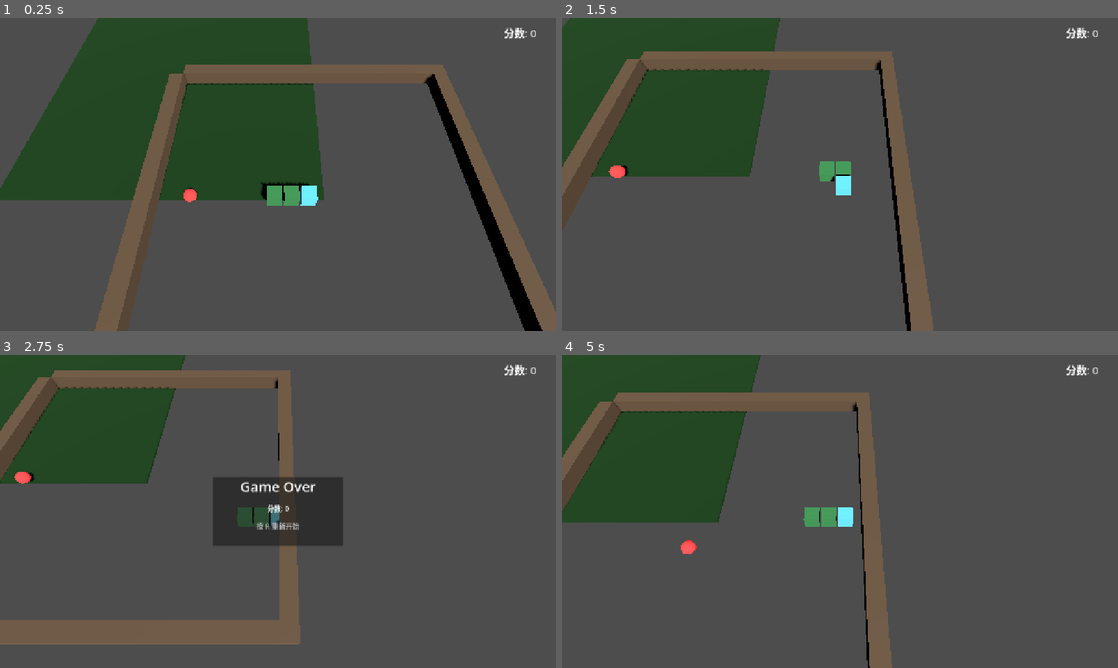
Above: before the commit, frames 1-4 (two rows, left to right).
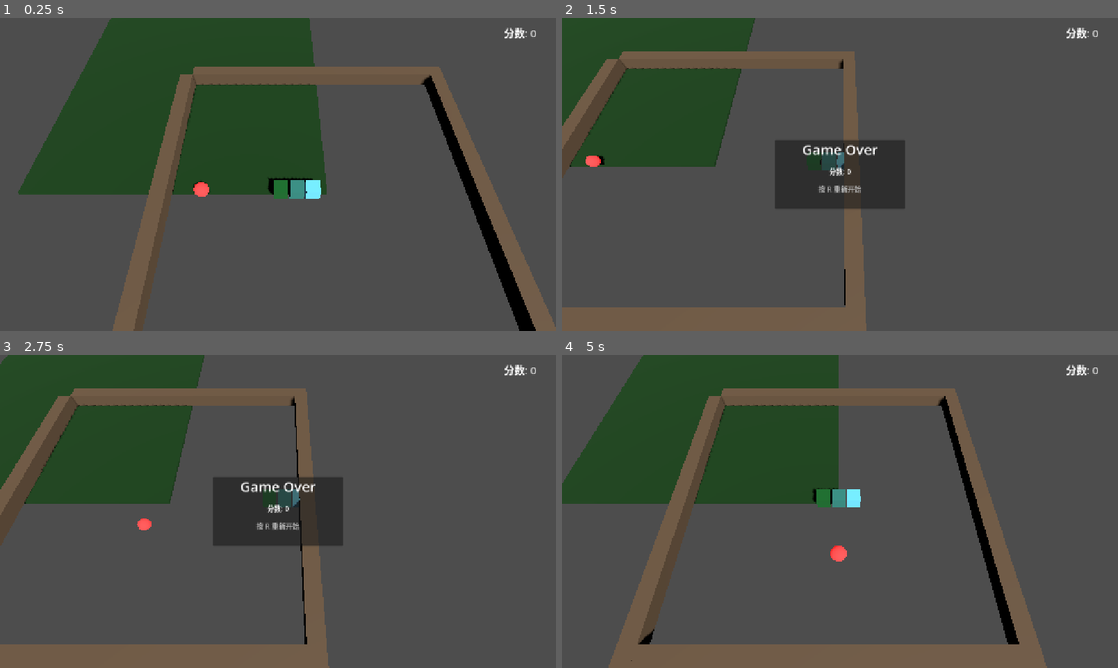
Above: after the commit, the same moments.

Repository: gaoyingxie/godot-3d-demo
Game: Godot game, scene res://scenes/main.tscn
Two runs of this game, one before a commit and one after it. Both use one fixed random seed, a clock stepped at 60 frames per second and the inputs below.
Inputs (mouse positions are in pixels of both pictures, inside the frame that each line leads up to):
- Up to frame 1 (0.25 s): no input
- Up to frame 2 (1.5 s): tap Enter at 0.5 s; move the mouse to (962, 158) at 0.52 s; hold D (move_right) 0.53-1.28 s; hold Shift (sprint) 0.53-1.28 s; click (962, 158) at 0.67 s; tap Space (jump) at 0.77 s; move the mouse to (728, 190) at 1.27 s; hold S (move_backward) from 1.28 s (still down); tap Shift (sprint) at 1.35 s
- Up to frame 3 (2.75 s): tap Space (jump) at 1.52 s; move the mouse to (333, 442) at 2.02 s; release S (move_backward) at 2.03 s; hold D (move_right) from 2.03 s (still down); hold Shift (sprint) from 2.03 s (still down)
- Up to frame 4 (5 s): move the mouse to (812, 574) at 2.77 s; release D (move_right) at 2.78 s; release Shift (sprint) at 2.78 s; hold W (move_forward) 2.78-3.53 s; tap Shift (sprint) at 2.85, 4.35 s; click (812, 574) at 2.92 s; tap Space (jump) at 3.02, 3.77, 4.52 s; move the mouse to (1006, 558) at 3.52 s; hold Shift (sprint) 3.53-4.28 s; hold A (move_left) from 3.53 s (still down); move the mouse to (673, 464) at 4.27 s

The runs differ from the first frame. In frame 1, 10% of the frame differs, in the area x 0-100%, y 0-100%; in frame 2, 21%; in frame 3, 23%; in frame 4, 31%, in the area x 0-88%, y 0-100%.

Commit message:
feat: 花哨版 - 颜色渐变+食物脉冲+粒子爆炸+随分数加速

Diff:
--- a/scripts/snake_game.gd
+++ b/scripts/snake_game.gd
@@ -1,27 +1,35 @@
 extends Node3D
-## 贪吃蛇主控制器 — 管理蛇身、食物、分数、游戏状态
+## 贪吃蛇 — 花哨版：颜色渐变 + 食物特效 + 粒子 + 加速
 
 # ── 地图 ──
 const GRID_SIZE: int = 20
 const CELL_SIZE: float = 1.0
 
 # ── 蛇 ──
-var snake_body: Array[Vector3i] = []  # 每节格子坐标
+var snake_body: Array[Vector3i] = []
 var direction: Vector3i = Vector3i(1, 0, 0)
 var next_direction: Vector3i = Vector3i(1, 0, 0)
 var is_alive: bool = true
 var score: int = 0
 
+# ── 速度（随分数加速） ──
+const TICK_BASE: float = 0.15
+const TICK_MIN: float = 0.07
+var _tick_interval: float = TICK_BASE
+
 # ── 计时器 ──
-const TICK_INTERVAL: float = 0.22
 var tick_timer: float = 0.0
 
 # ── 预制体 ──
 var _segment_scene: PackedScene
-var _segments: Array[Node3D] = []  # 已实例化的节点（与 snake_body 一一对应）
-
-# ── 食物 ──
+var _segments: Array[Node3D] = []
+
+# ── 食物特效 ──
 var _food_position: Vector3i = Vector3i.ZERO
+var _food_scale_target: float = 1.0
+
+# ── 粒子 ──
+var _particle_scene: PackedScene
 
 # ── 节点 ──
 @onready var _world_root: Node3D = $SnakeWorld
@@ -30,6 +38,7 @@
 @onready var _ui_label: Label = $UI/ScoreLabel
 @onready var _gameover_panel: Control = $UI/GameOverPanel
 
+
 func _ready() -> void:
 	_segment_scene = preload("res://snake/snake_segment.tscn")
 	_gameover_panel.visible = false
@@ -37,22 +46,20 @@
 
 
 func _start_game() -> void:
-	# 清理旧节点
 	for s in _segments:
 		s.queue_free()
 	_segments.clear()
 	snake_body.clear()
 
-	# 蛇头放中间，面向右
 	var start_x: int = GRID_SIZE / 2 - 2
 	var start_z: int = GRID_SIZE / 2
 	for i in range(3):
 		var pos := Vector3i(start_x - i, 0, start_z)
 		snake_body.append(pos)
 		var seg: Node3D = _segment_scene.instantiate()
-		_seg_set_color(seg, i == 0)
 		_world_root.add_child(seg)
 		_seg_update_pos(seg, pos)
+		_seg_color_by_index(seg, i, 0)   # i=0 是头
 		_segments.append(seg)
 
 	direction = Vector3i(1, 0, 0)
@@ -60,28 +67,29 @@
 	is_alive = true
 	score = 0
 	tick_timer = 0.0
+	_tick_interval = TICK_BASE
 
 	_spawn_food()
 	_update_ui()
 
 
-func _add_new_segment(grid_pos: Vector3i, is_head: bool) -> void:
-	var seg: Node3D = _segment_scene.instantiate()
-	_seg_set_color(seg, is_head)
-	_world_root.add_child(seg)
-	_seg_update_pos(seg, grid_pos)
-	_segments.append(seg)
-
-
-func _seg_set_color(seg: Node3D, is_head: bool) -> void:
+func _seg_color_by_index(seg: Node3D, index: int, total: int) -> void:
+	# 头浅蓝 → 尾深绿，线性渐变
+	var t: float = 0.0 if total <= 1 else float(index) / float(total - 1)
+	var r: float = lerp(0.4, 0.1, t)
+	var g: float = lerp(0.8, 0.5, t)
+	var b: float = lerp(1.0, 0.2, t)
+
 	var mat := StandardMaterial3D.new()
-	if is_head:
-		mat.albedo_color = Color(0.4, 0.8, 1.0, 1.0)
+	mat.albedo_color = Color(r, g, b, 1.0)
+
+	if index == 0:
 		mat.emission_enabled = true
-		mat.emission = Color(0.2, 0.5, 0.8, 1.0)
-		mat.emission_energy_multiplier = 0.5
+		mat.emission = Color(r * 0.5, g * 0.5, b * 0.5, 1.0)
+		mat.emission_energy_multiplier = 0.6
 	else:
-		mat.albedo_color = Color(0.3, 0.7, 0.4, 1.0)
+		mat.emission_enabled = false
+
 	seg.set("material_override", mat)
 
 
@@ -90,36 +98,75 @@
 
 
 func _spawn_food() -> void:
-	# 墙厚1格，有效范围是 1~GRID_SIZE-2
-	var valid_positions: Array[Vector3i] = []
+	var valid: Array[Vector3i] = []
 	for x in range(1, GRID_SIZE - 1):
 		for z in range(1, GRID_SIZE - 1):
 			var p := Vector3i(x, 0, z)
 			if not (p in snake_body):
-				valid_positions.append(p)
-
-	if valid_positions.is_empty():
-		return
-
-	_food_position = valid_positions[randi() % valid_positions.size()]
+				valid.append(p)
+
+	if valid.is_empty():
+		return
+
+	_food_position = valid[randi() % valid.size()]
 	_food_marker.position = Vector3(_food_position.x * CELL_SIZE, 0.5, _food_position.z * CELL_SIZE)
+	_food_marker.scale = Vector3.ONE
+	_food_scale_target = 1.0
+
+
+func _spawn_particles(pos: Vector3) -> void:
+	# 简单粒子：8个彩球向四周炸开（同步动画，不卡tick）
+	for i in range(8):
+		var ball: MeshInstance3D = MeshInstance3D.new()
+		var sphere: SphereMesh = SphereMesh.new()
+		sphere.radius = 0.08
+		sphere.height = 0.16
+		ball.mesh = sphere
+
+		var mat: StandardMaterial3D = StandardMaterial3D.new()
+		var rr: float = 1.0
+		var rg: float = 0.3 + randf() * 0.4
+		var rb: float = 0.1
+		mat.albedo_color = Color(rr, rg, rb, 1.0)
+		mat.emission_enabled = true
+		mat.emission = Color(rr, rg, rb, 1.0)
+		mat.emission_energy_multiplier = 2.0
+		ball.set("material_override", mat)
+
+		ball.position = pos
+		_world_root.add_child(ball)
+
+		var angle: float = i * 2.0 * PI / 8.0
+		var target_pos: Vector3 = pos + Vector3(cos(angle), 0.5, sin(angle)) * 1.5
+
+		var tw: Tween = create_tween()
+		tw.tween_property(ball, "position", target_pos, 0.5)
+		tw.parallel().tween_property(ball, "scale", Vector3.ZERO, 0.5)
+		tw.chain().tween_callback(ball.queue_free)
 
 
 func _process(delta: float) -> void:
-	# 相机跟随蛇头
+	# 相机跟随蛇头（平滑）
 	if not snake_body.is_empty():
 		var head: Vector3i = snake_body[0]
-		var target := Vector3(head.x * CELL_SIZE, 15.0, head.z * CELL_SIZE + 8.0)
-		_cam_follow.position = _cam_follow.position.lerp(target, delta * 8.0)
-
-	_food_marker.rotate_y(delta * 2.0)
+		var target := Vector3(head.x * CELL_SIZE, 16.0, head.z * CELL_SIZE + 10.0)
+		_cam_follow.position = _cam_follow.position.lerp(target, delta * 6.0)
+
+	# 食物脉冲动画
+	if is_alive:
+		var s: float = _food_marker.scale.x
+		s = lerp(s, _food_scale_target, delta * 5.0) as float
+		if abs(s - _food_scale_target) < 0.01:
+			_food_scale_target = 1.3 if _food_scale_target < 1.2 else 1.0
+		_food_marker.scale = Vector3.ONE * s
+		_food_marker.rotate_y(delta * 2.5)
 
 	if not is_alive:
 		if Input.is_action_just_pressed("restart") or Input.is_action_just_pressed("jump"):
 			_restart()
 		return
 
-	# 方向输入（缓冲）
+	# 方向输入
 	if Input.is_action_just_pressed("move_forward"):
 		_try_set_direction(Vector3i(0, 0, -1))
 	elif Input.is_action_just_pressed("move_backward"):
@@ -130,7 +177,7 @@
 		_try_set_direction(Vector3i(1, 0, 0))
 
 	tick_timer += delta
-	var speed: float = TICK_INTERVAL * (0.55 if Input.is_action_pressed("sprint") else 1.0)
+	var speed: float = _tick_interval * (0.55 if Input.is_action_pressed("sprint") else 1.0)
 
 	if tick_timer >= speed:
 		tick_timer = 0.0
@@ -138,7 +185,6 @@
 
 
 func _try_set_direction(new_dir: Vector3i) -> void:
-	# 禁止反方向掉头
 	if new_dir + direction != Vector3i(0, 0, 0):
 		next_direction = new_dir
 
@@ -163,33 +209,29 @@
 
 	if ate_food:
 		score += 10
+		_tick_interval = max(TICK_MIN, TICK_BASE - score * 0.001)  # 越吃越快
 		_update_ui()
+		_spawn_particles(Vector3(new_head.x * CELL_SIZE, 0.5, new_head.z * CELL_SIZE))
 		_spawn_food()
 
-	# 蛇身移动：尾节点移到新头位置
+	# 移动：把尾节点移到新头位置
 	snake_body.push_front(new_head)
 	var tail_seg: Node3D = _segments.pop_back()
 	_seg_update_pos(tail_seg, new_head)
-	_seg_set_color(tail_seg, true)
 	_segments.push_front(tail_seg)
 
 	if not ate_food:
-		snake_body.pop_back()   # 没吃东西才缩回去
-		if snake_body.size() > 1:
-			_seg_set_color(_segments[1], false)   # 原来第二格变普通身体
+		snake_body.pop_back()
 	else:
-		# 吃东西了：尾节点要保留（变长）
+		# 变长：新增一个尾节点
 		var new_tail: Node3D = _segment_scene.instantiate()
-		_seg_set_color(new_tail, false)
 		_world_root.add_child(new_tail)
-		var last_pos: Vector3i = snake_body[-1]
-		_seg_update_pos(new_tail, last_pos)
+		_seg_update_pos(new_tail, snake_body[-1])
 		_segments.append(new_tail)
 
-	# 新的头是唯一有这个颜色的
-	_seg_set_color(_segments[0], true)
-	if _segments.size() > 1:
-		_seg_set_color(_segments[1], false)
+	# 重新着色（整体渐变）
+	for i in range(_segments.size()):
+		_seg_color_by_index(_segments[i], i, _segments.size())
 
 
 func _game_over() -> void:
